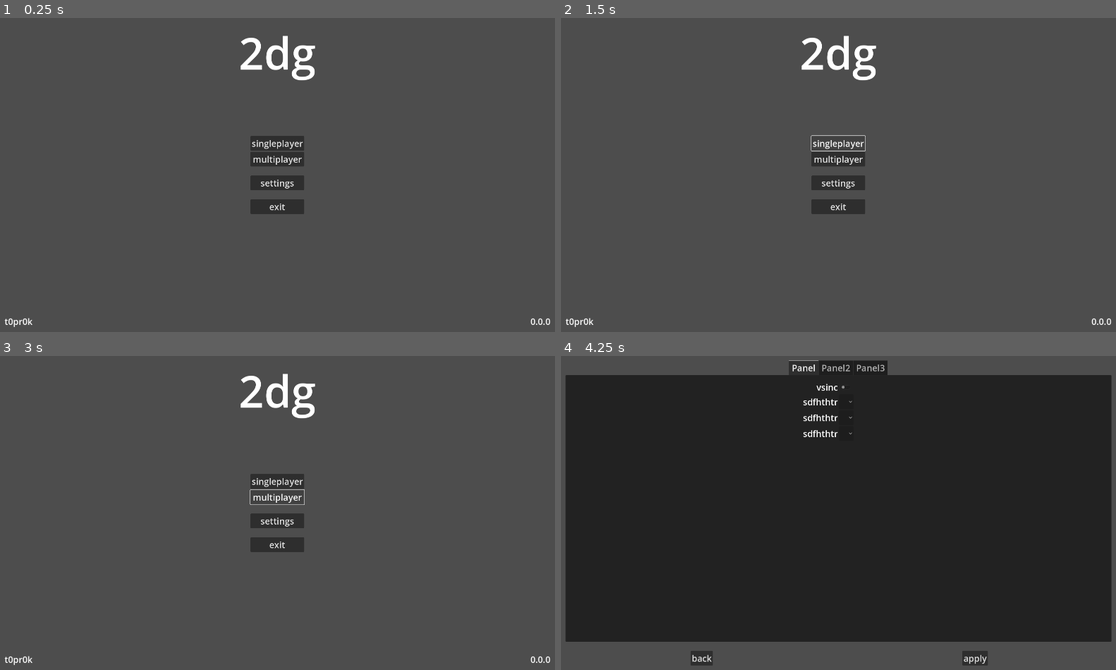
Above: before the commit, frames 1-4 (two rows, left to right).
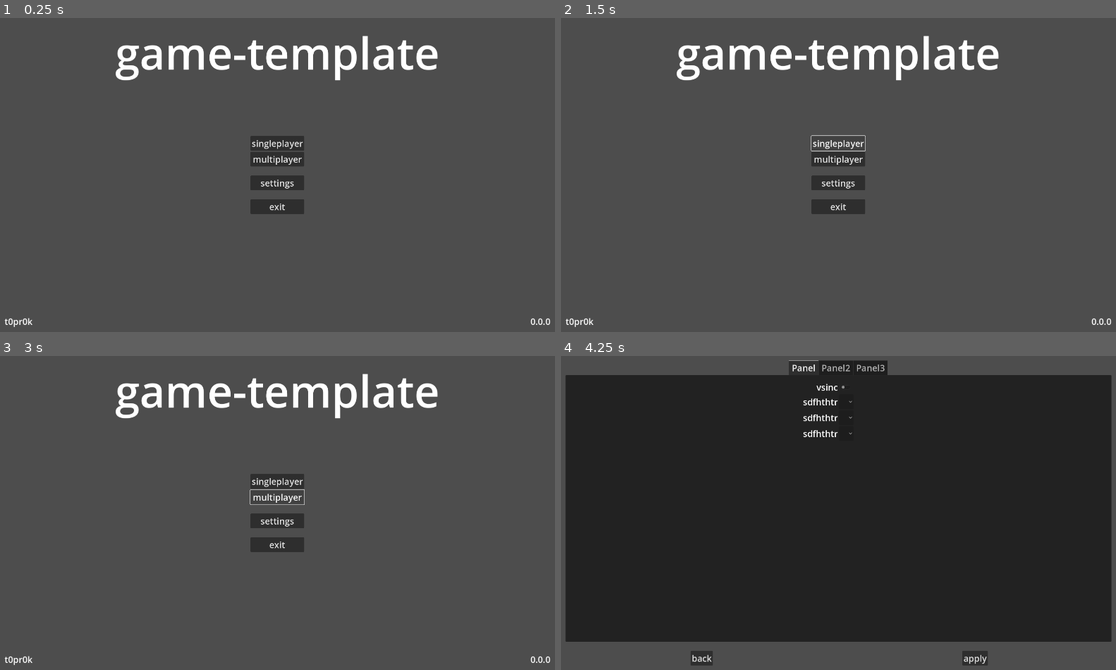
Above: after the commit, the same moments.

Repository: t0pr0k/game-template
Game: Godot game, scene res://scene/menu.tscn
Two runs of this game, one before a commit and one after it. Both use one fixed random seed, a clock stepped at 60 frames per second and the inputs below.
Inputs:
- Up to frame 1 (0.25 s): no input
- Up to frame 2 (1.5 s): click "singleplayer" at 0.5 s; click "singleplayer" at 1.25 s
- Up to frame 3 (3 s): click "singleplayer" at 2 s; click "multiplayer" at 2.75 s
- Up to frame 4 (4.25 s): click "settings" at 3.5 s

The runs differ from the first frame. In frame 1, 2.5% of the frame differs, in the area x 20-79%, y 5-20%; in frame 2, 2.5%; in frame 3, 2.5%; in frame 4, nothing differs.

Commit message:
заготовка для ui
добавлена заготовка для ui
изменено название

Diff:
--- a/project.godot
+++ b/project.godot
@@ -10,7 +10,7 @@
 
 [application]
 
-config/name="2 Dg"
+config/name="game-template"
 run/main_scene="res://scene/menu.tscn"
 config/features=PackedStringArray("4.2", "Forward Plus")
 config/icon="res://icon.svg"
--- a/scene/menu.tscn
+++ b/scene/menu.tscn
@@ -32,7 +32,7 @@
 size_flags_horizontal = 4
 size_flags_vertical = 2
 theme_override_font_sizes/font_size = 150
-text = "2dg"
+text = "game-template"
 horizontal_alignment = 1
 vertical_alignment = 1
 
--- /dev/null
+++ b/scene/ui.tscn
@@ -0,0 +1,92 @@
+[gd_scene format=3 uid="uid://bgbb6r8rsuuk6"]
+
+[node name="ui" type="Control"]
+layout_mode = 3
+anchors_preset = 15
+anchor_right = 1.0
+anchor_bottom = 1.0
+grow_horizontal = 2
+grow_vertical = 2
+
+[node name="MarginContainer" type="MarginContainer" parent="."]
+layout_mode = 1
+anchors_preset = 15
+anchor_right = 1.0
+anchor_bottom = 1.0
+grow_horizontal = 2
+grow_vertical = 2
+theme_override_constants/margin_left = 30
+theme_override_constants/margin_top = 20
+theme_override_constants/margin_right = 30
+theme_override_constants/margin_bottom = 20
+
+[node name="GridContainer" type="GridContainer" parent="MarginContainer"]
+layout_mode = 2
+columns = 2
+
+[node name="ul" type="Control" parent="MarginContainer/GridContainer"]
+layout_mode = 2
+size_flags_horizontal = 3
+size_flags_vertical = 3
+
+[node name="Button" type="Button" parent="MarginContainer/GridContainer/ul"]
+layout_mode = 1
+offset_right = 18.0
+offset_bottom = 31.0
+size_flags_horizontal = 2
+size_flags_vertical = 2
+text = "1"
+
+[node name="ur" type="Control" parent="MarginContainer/GridContainer"]
+layout_mode = 2
+size_flags_horizontal = 3
+size_flags_vertical = 3
+
+[node name="Button" type="Button" parent="MarginContainer/GridContainer/ur"]
+layout_mode = 1
+anchors_preset = 1
+anchor_left = 1.0
+anchor_right = 1.0
+offset_left = -18.0
+offset_bottom = 31.0
+grow_horizontal = 0
+size_flags_horizontal = 2
+size_flags_vertical = 2
+text = "1"
+
+[node name="dl" type="Control" parent="MarginContainer/GridContainer"]
+layout_mode = 2
+size_flags_horizontal = 3
+size_flags_vertical = 3
+
+[node name="Button" type="Button" parent="MarginContainer/GridContainer/dl"]
+layout_mode = 1
+anchors_preset = 2
+anchor_top = 1.0
+anchor_bottom = 1.0
+offset_top = -31.0
+offset_right = 18.0
+grow_vertical = 0
+size_flags_horizontal = 2
+size_flags_vertical = 2
+text = "1"
+
+[node name="dr" type="Control" parent="MarginContainer/GridContainer"]
+layout_mode = 2
+size_flags_horizontal = 3
+size_flags_vertical = 3
+
+[node name="Button" type="Button" parent="MarginContainer/GridContainer/dr"]
+layout_mode = 1
+anchors_preset = 3
+anchor_left = 1.0
+anchor_top = 1.0
+anchor_right = 1.0
+anchor_bottom = 1.0
+offset_left = -18.0
+offset_top = -31.0
+grow_horizontal = 0
+grow_vertical = 0
+size_flags_horizontal = 2
+size_flags_vertical = 2
+text = "1"
